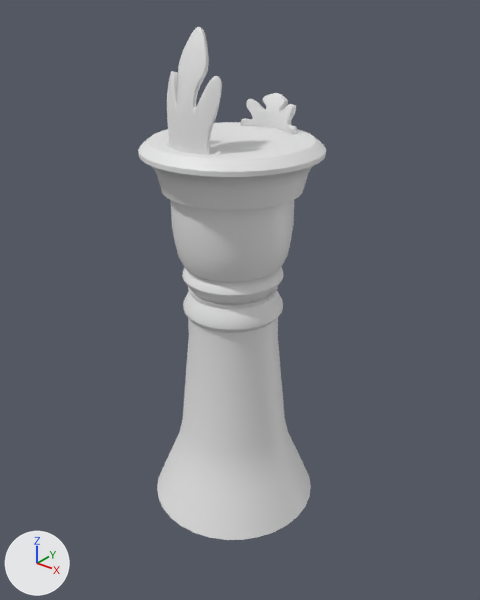
Two versions of the Blender file Blender/Blocking_V1.blend, one commit apart.
Before and after are seen from a 50 mm lens placed at (4.09, -5.09, 5.7), pointed at (0.06, -0.05, 2.58). The lights are fixed; the arrows at lower left show +X, +Y and +Z.
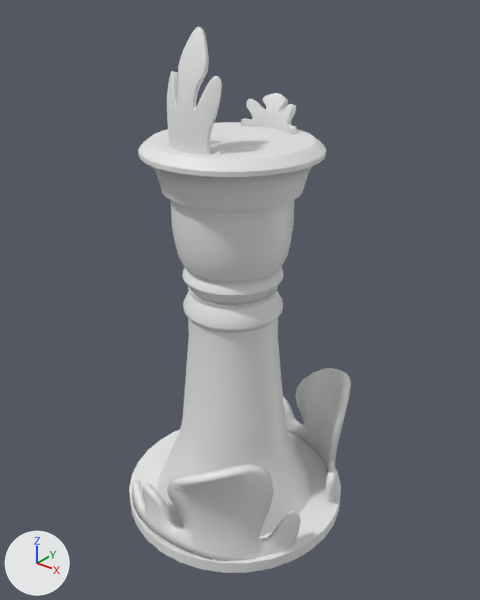
Pixel boxes (x1, y1, x2, y2) of what changed, in the pictures (480 x 600 px):
'Plane.001', added: after (132, 368, 351, 561)
'Cylinder.004', added: after (129, 429, 341, 573)

The change, as a list of edits to the scene's bpy script:
```text
Add me_plane_001:
    me_plane_001.from_pydata(...)  # 204 vertices, 164 faces; spans x -1.13..0.86, y -0.68..0.22, z -0.4..0.92
    me_plane_001.polygons.foreach_set('use_smooth', [True] * 164)
Add me_cylinder_003:
    me_cylinder_003.from_pydata(...)  # a 32-sided cylinder along z spanning x -1.3..1.3, y -1.3..1.3, z -0.07..0.07
    me_cylinder_003.polygons.foreach_set('use_smooth', [True] * 34)
Add ob_plane_001:
    ob_plane_001 = bpy.data.objects.new('Plane.001', me_plane_001)
    ob_plane_001.location = (0.32, 0.94, 0.45)
    _m = ob_plane_001.modifiers.new('SimpleDeform', 'SIMPLE_DEFORM')
    _m.deform_method = 'BEND'
    _m = ob_plane_001.modifiers.new('Solidify', 'SOLIDIFY')
    _m.thickness = 0.08
    _m = ob_plane_001.modifiers.new('Mirror', 'MIRROR')
    _m.use_axis = (False, True, False)
    _m.mirror_object = ob_cylinder_004
Add ob_cylinder_004:
    ob_cylinder_004 = bpy.data.objects.new('Cylinder.004', me_cylinder_003)
    ob_cylinder_004.location = (0.0, -0.07, 0.0)
```
